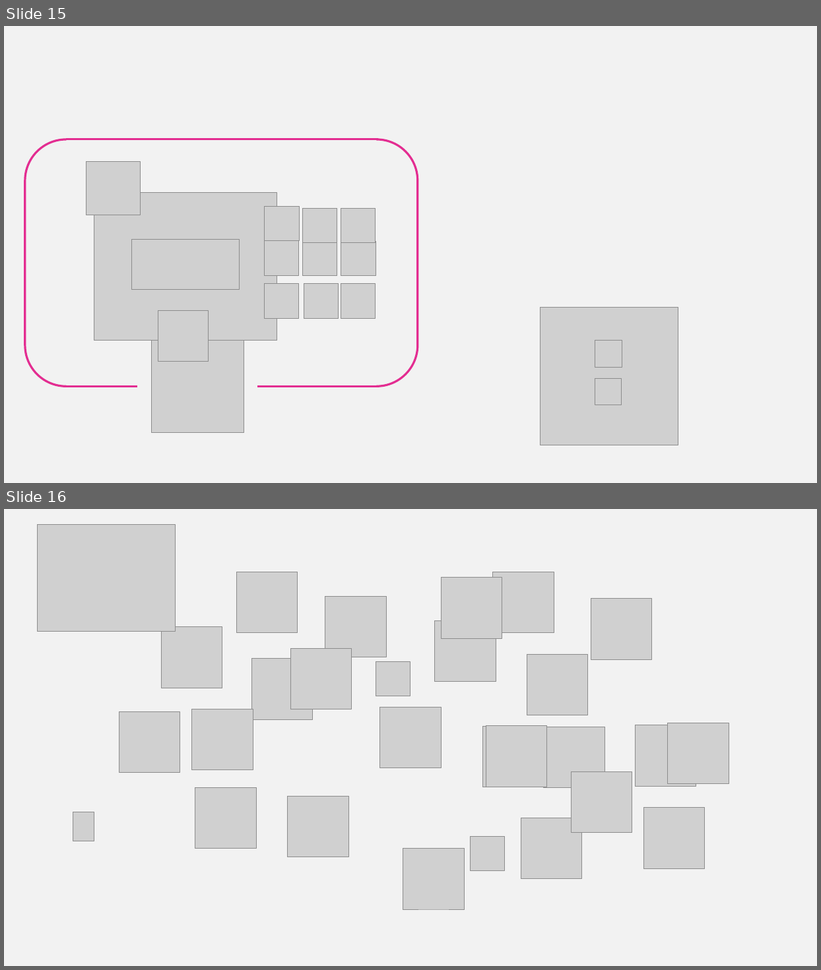
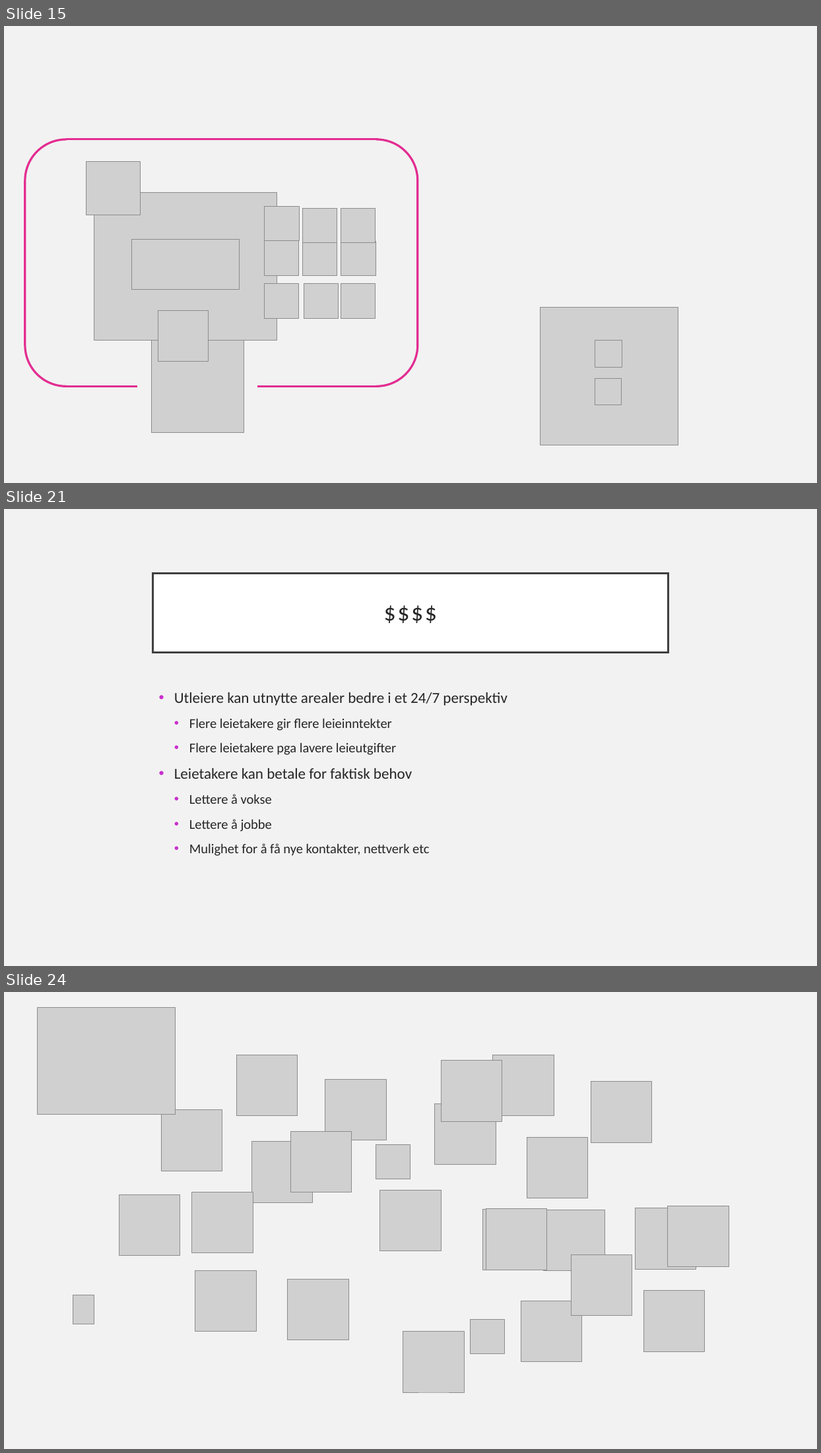
Before and after one commit to knowit/fant, a slide deck: doc/konsept/Fant-.pptx. Shown one above the other, each under a label of ours: slides 15 and 16 before the commit, slides 15, 21 and 24 after it; the slides between them are not shown. The pictures are 821x970 and 821x1453 pixels, drawn with LibreOffice and Linux fonts; fonts in the diff are those of the drawing; grey boxes stand for pictures. Boxes give left, top, right and bottom in pixels: in the first picture for what was removed or moved away, otherwise in the second. Text is boxed around its words. In the diff, an @@ line names an element or a change of style, - is before the commit and + after.

```diff
--- a/doc/konsept/Fant-.pptx
+++ b/doc/konsept/Fant-.pptx
@@ slide 21 added at bbox=[4, 509, 817, 966], background #F2F2F2 @@
@@ title added at bbox=[153, 573, 668, 652], fill #FFFFFF, outline #404040 2.5 pt, 28 pt, text #262626 @@
+$$$$
@@ text added at bbox=[174, 692, 508, 856], 16 pt, text #262626 @@
+• Utleiere kan utnytte arealer bedre i et 24/7 perspektiv
+  • Flere leietakere gir flere leieinntekter
+  • Flere leietakere pga lavere leieutgifter
+• Leietakere kan betale for faktisk behov
+  • Lettere å vokse
+  • Lettere å jobbe
+  • Mulighet for å få nye kontakter, nettverk etc
@@ what was slide 16 is now slide 24 @@
```
Also in this commit, not shown: 1 slide changed, 7 other slides added.
